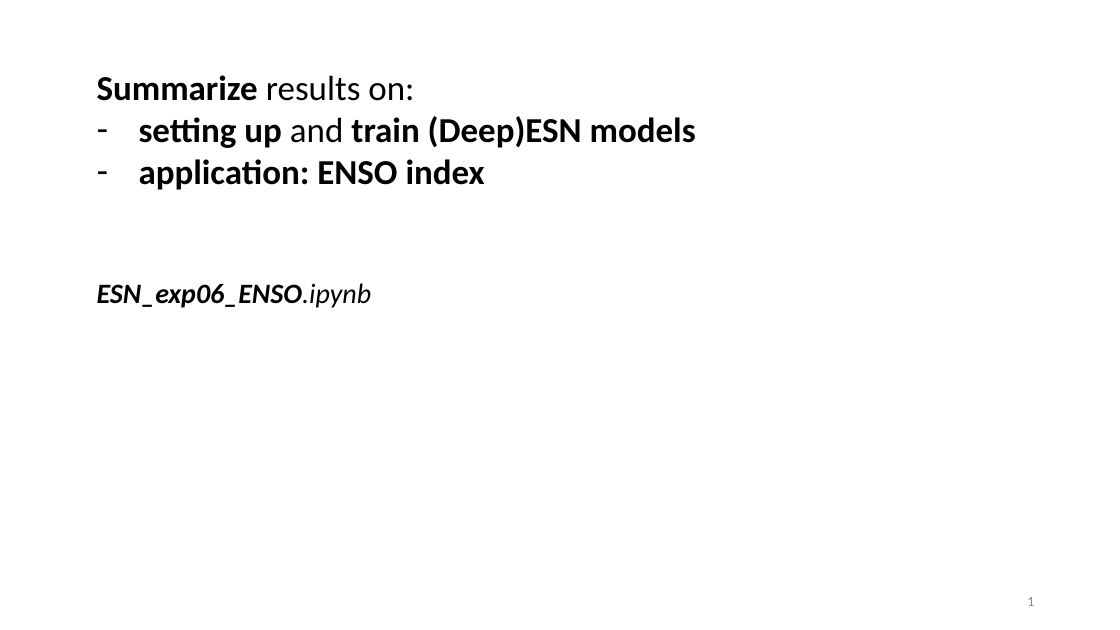
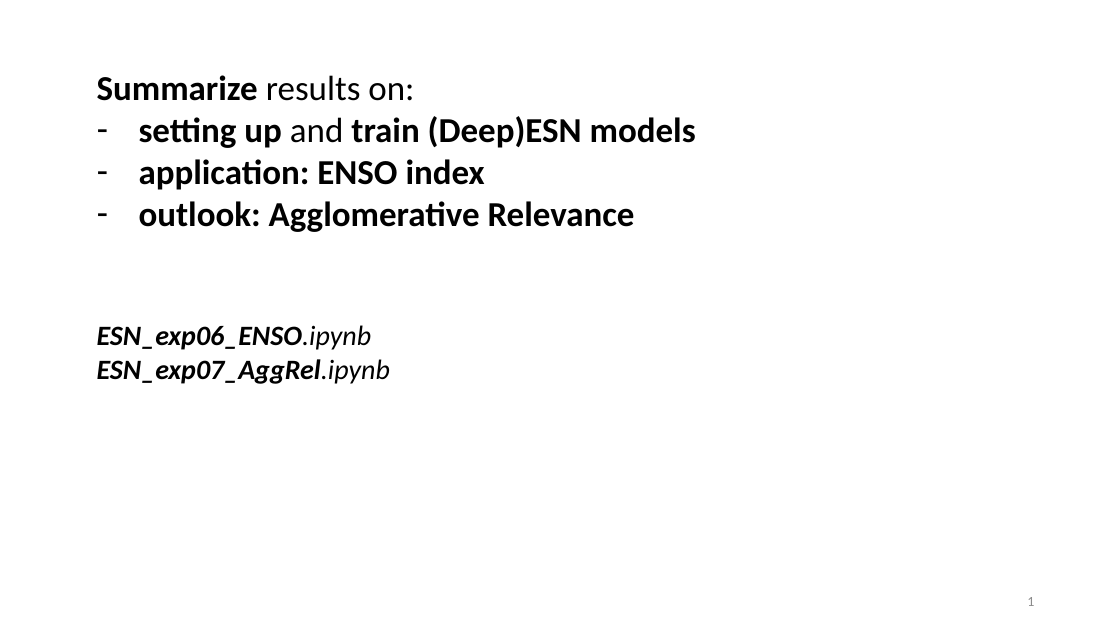
Before and after one commit to MarcoLandtHayen/EchoStateNetworks, a slide deck: slide 1 of ESN_exp06_ENSO.pptx. Drawn at 1120x630 pixels with LibreOffice and Linux fonts; fonts in the diff are those of the drawing. Boxes give left, top, right and bottom in pixels: in the first picture for what was removed or moved away, otherwise in the second. Text is boxed around its words. In the diff, an @@ line names an element or a change of style, - is before the commit and + after.

```diff
--- a/ESN_exp06_ENSO.pptx
+++ b/ESN_exp06_ENSO.pptx
@@ text at bbox=[139, 201, 635, 232]: paragraph added @@
+– outlook: Agglomerative Relevance
@@ text at bbox=[97, 359, 390, 384]: paragraph added @@
+ESN_exp07_AggRel.ipynb
```
Also in this commit, not shown: 2 slides added, 3 other files.
